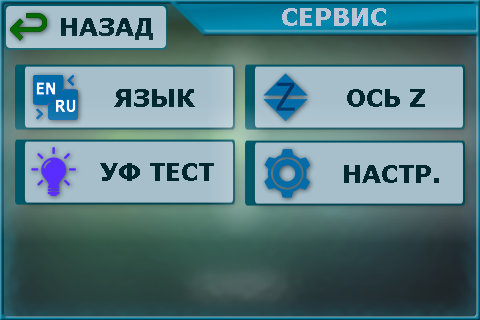
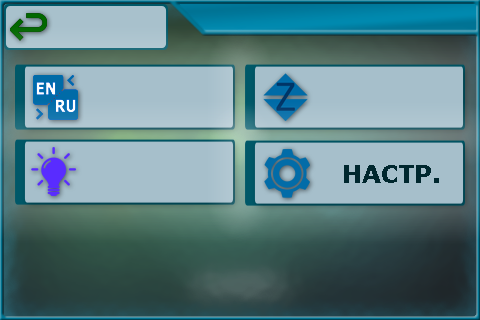
The second 480x320 image is a revision of the first. Changes to its layers:
hid "УФ ТЕСТ" over [100, 163, 214, 181]
hid "ОСЬ Z" over [347, 89, 425, 107]
hid "ЯЗЫК" over [114, 89, 195, 107]
hid "НАЗАД" over [61, 18, 153, 40]
hid "СЕРВИС" over [282, 8, 386, 26]
